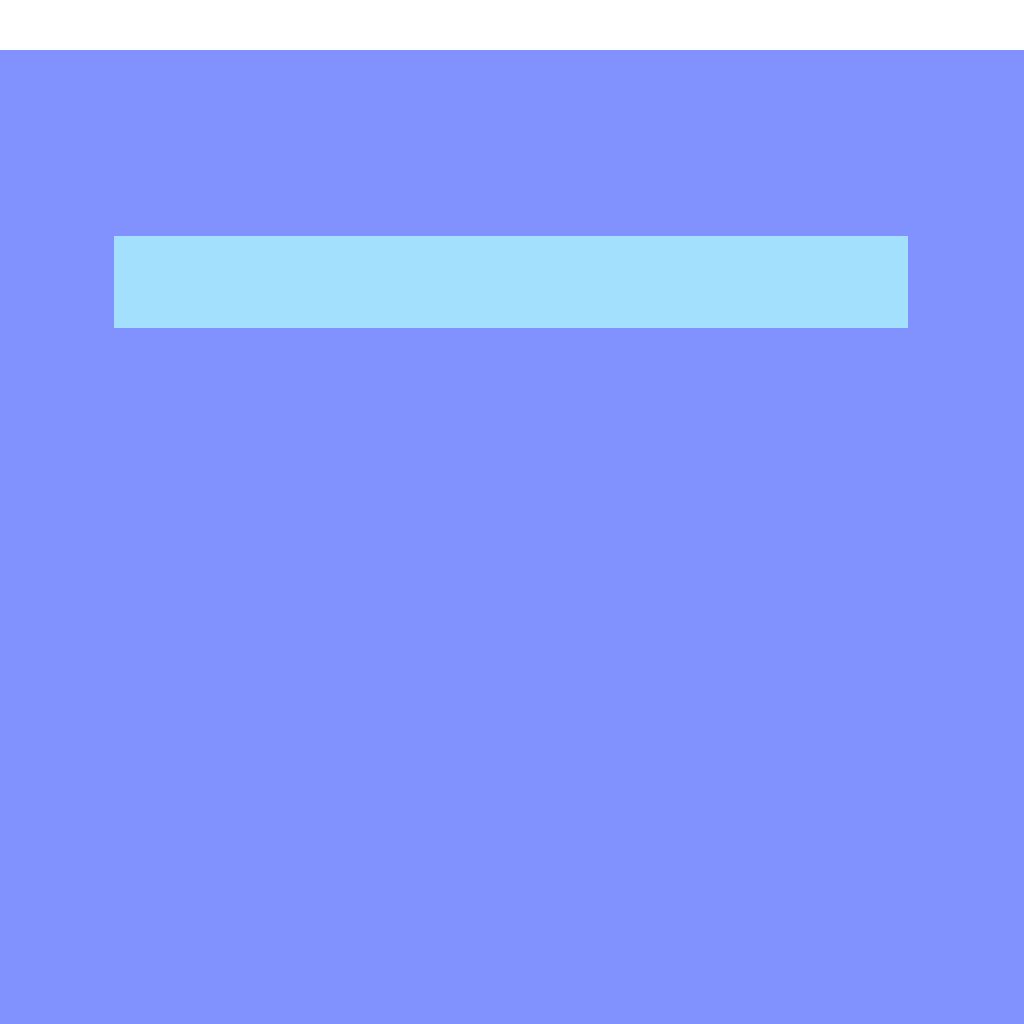
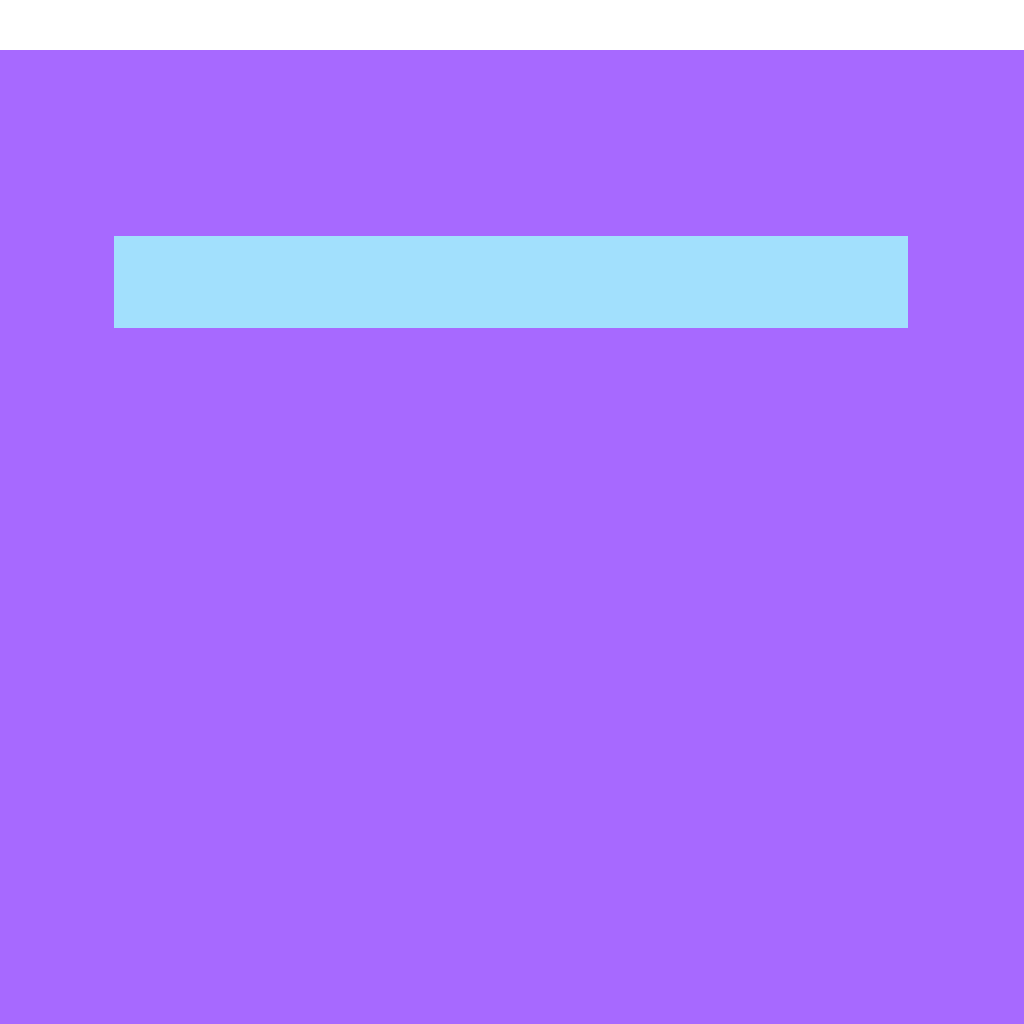
Layer changes from the first 1024×1024 image to the second:
painted on "Layer 5" over <box>0,50,1024,1024</box>
